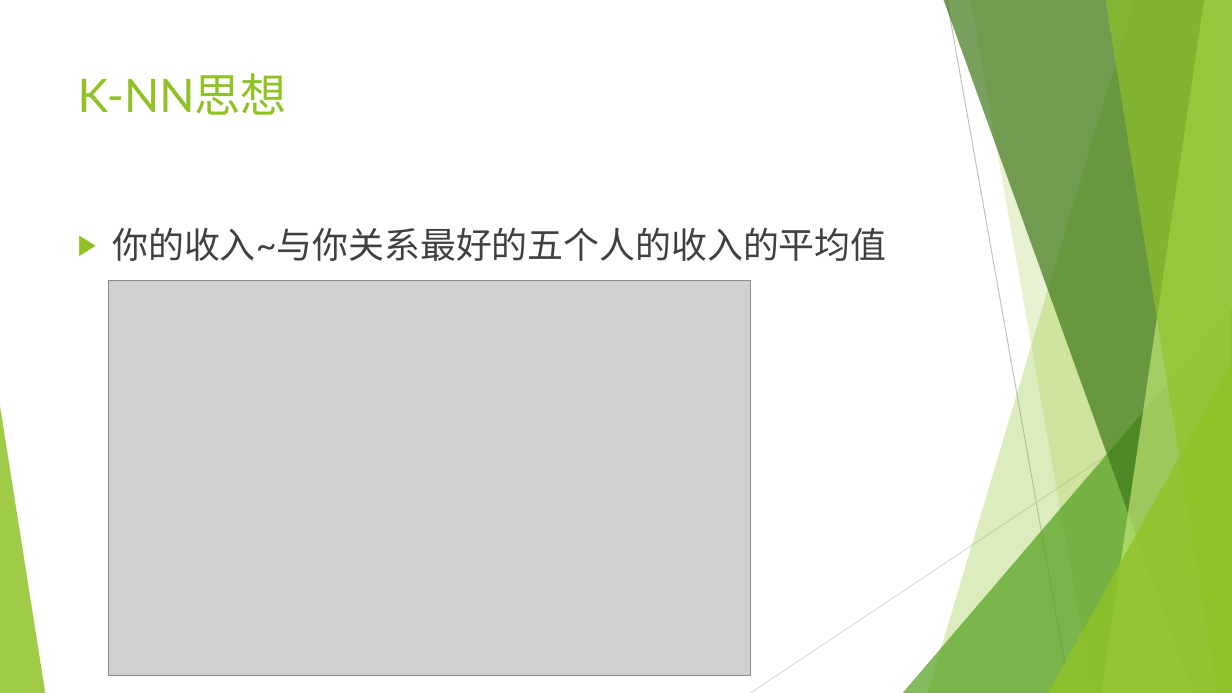
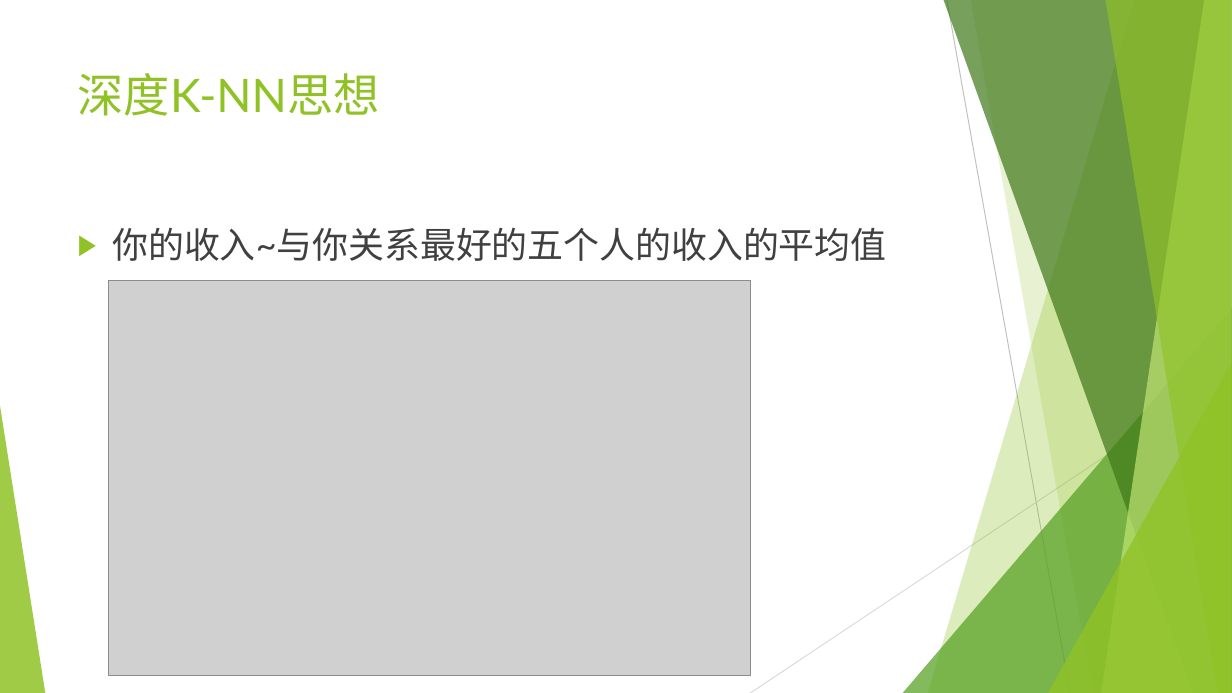
Before and after one commit to wangyi-fudan/BIOL130173, a slide deck: slide 35 of 6_k近邻法.pptx (slide 3 before the commit). Drawn at 1232x693 pixels with LibreOffice and Linux fonts; fonts in the diff are those of the drawing; grey boxes stand for pictures. Boxes give left, top, right and bottom in pixels: in the first picture for what was removed or moved away, otherwise in the second. Text is boxed around its words. In the diff, an @@ line names an element or a change of style, - is before the commit and + after.

```diff
--- a/6_k近邻法.pptx
+++ b/6_k近邻法.pptx
@@ title at (78,73,380,116): text changed @@
-K-NN思想
+深度K-NN思想
```
Also in this commit, not shown: 2 other slides changed, 9 slides added, 1 slide removed.
